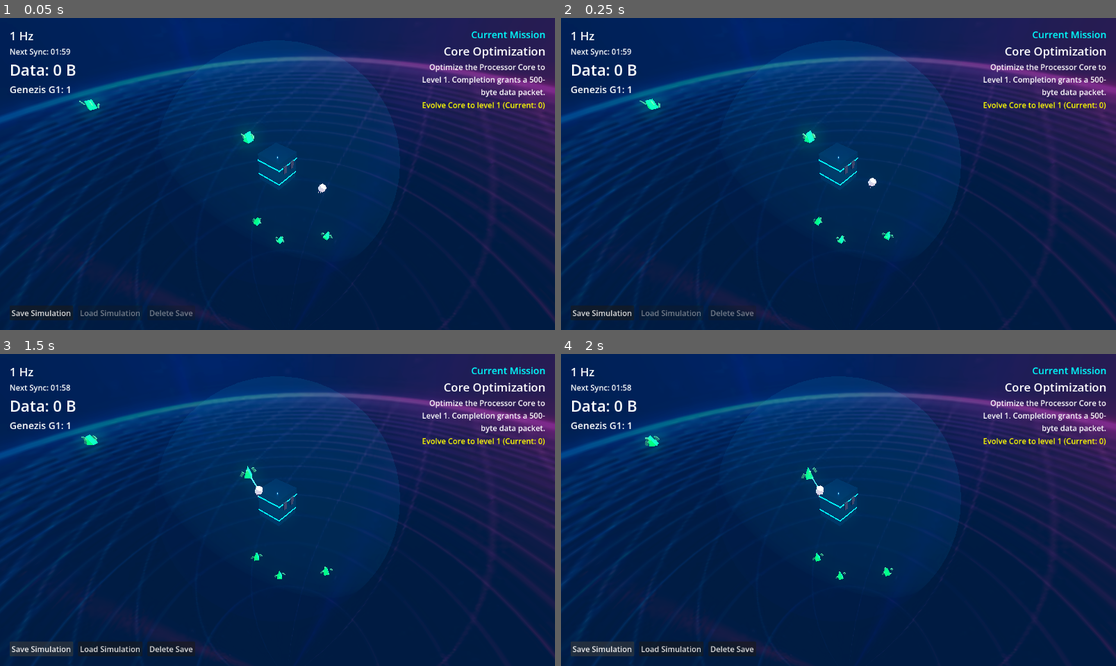
Above: before the commit, frames 1-4 (two rows, left to right).
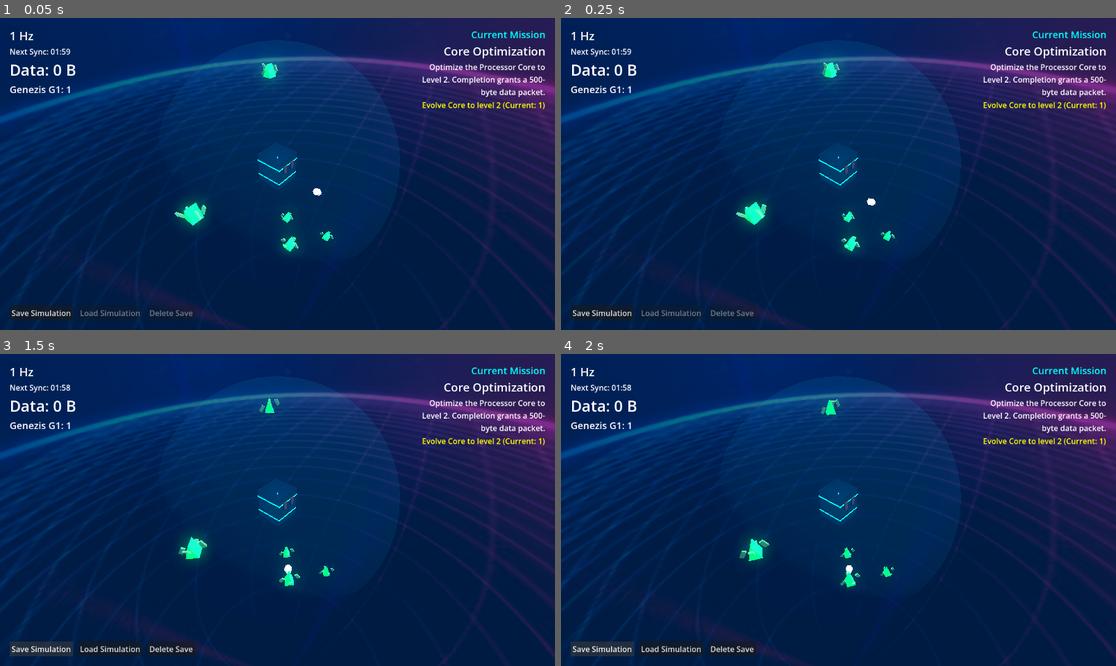
Above: after the commit, the same moments.

Repository: peterlavey/immanent
Game: Godot game, scene res://src/core/world/World.tscn
The game is run twice, just before and just after one commit, with the same random seed, the same clock (stepped at 60 frames per second) and the same inputs. Sound files missing from this copy of the repository are replaced by a short silence.
Inputs (mouse positions are in pixels of both pictures, inside the frame that each line leads up to):
- Up to frame 1 (0.05 s): no input
- Up to frame 2 (0.25 s): no input
- Up to frame 3 (1.5 s): move the mouse to (399, 494) at 0.52 s; click (399, 494) at 0.67 s; click "Save Simulation" at 1.25 s
- Up to frame 4 (2 s): no input

The runs differ from the first frame. In frame 1, 1.0% of the frame differs, in the area x 14-98%, y 14-76%; in frame 2, 1.0%; in frame 3, 0.9%; in frame 4, 0.8%.

Commit message:
Update Core evolution system: Start new games at level 1, revise evolution logic, integrate level-dependent UI changes, and adjust mission descriptions accordingly.

Diff:
--- a/src/core/core/Core.gd
+++ b/src/core/core/Core.gd
@@ -12,7 +12,7 @@
 		current_data = value
 		data_changed.emit(current_data)
 
-@export var evolution_level: int = 0:
+@export var evolution_level: int = 1:
 	set(value):
 		evolution_level = value
 		evolution_changed.emit(evolution_level)
--- a/src/core/core/SaveManager.gd
+++ b/src/core/core/SaveManager.gd
@@ -78,7 +78,7 @@
 	var core = get_tree().get_first_node_in_group("core")
 	if core and not data.is_empty():
 		core.current_data = data.get("current_data", 0)
-		core.evolution_level = data.get("evolution_level", 0)
+		core.evolution_level = data.get("evolution_level", 1) # Start new games at level 1
 		core.fov_radius = data.get("fov_radius", 10.0)
 
 func _get_world_data() -> Dictionary:
--- a/src/core/mission_manager/MissionManager.gd
+++ b/src/core/mission_manager/MissionManager.gd
@@ -11,7 +11,7 @@
 
 var current_mission_id = MissionID.EVOLVE_CORE
 var current_mission_name = "Core Optimization"
-var current_mission_description = "Optimize the Processor Core to Level 1. Completion grants a 500-byte data packet."
+var current_mission_description = "Optimize the Processor Core to Level 2. Completion grants a 500-byte data packet."
 var current_mission_progress = "Initializing..."
 
 func _enter_tree() -> void:
@@ -37,7 +37,7 @@
 	match mission_id:
 		MissionID.EVOLVE_CORE:
 			current_mission_name = "Core Optimization"
-			current_mission_description = "Optimize the Processor Core to Level 1. Completion grants a 500-byte data packet."
+			current_mission_description = "Optimize the Processor Core to Level 2. Completion grants a 500-byte data packet."
 			_update_progress_evolution()
 		MissionID.CREATE_G2:
 			current_mission_name = "Security Protocol"
@@ -54,10 +54,10 @@
 	var core = get_tree().get_first_node_in_group("core")
 	if not core: return
 
-	current_mission_progress = "Evolve Core to level 1 (Current: %d)" % core.evolution_level
+	current_mission_progress = "Evolve Core to level 2 (Current: %d)" % core.evolution_level
 	mission_updated.emit(current_mission_name, current_mission_description, current_mission_progress)
 
-	if core.evolution_level >= 1:
+	if core.evolution_level >= 2:
 		_complete_current_mission()
 
 func _update_progress_g2() -> void:
--- a/src/ui/upgrade_menu/UpgradeMenu.gd
+++ b/src/ui/upgrade_menu/UpgradeMenu.gd
@@ -33,6 +33,8 @@
 	core_node = get_tree().get_first_node_in_group("core")
 	if core_node:
 		core_node.data_changed.connect(_on_core_data_changed)
+		# Initialize upgrade_levels["evolution"] to match the core's level (offset by 1)
+		upgrade_levels["evolution"] = max(0, core_node.evolution_level - 1)
 
 	var world_manager = get_tree().get_first_node_in_group("world_manager")
 	if world_manager:
@@ -112,7 +114,7 @@
 	if core_node and core_node.spend_data(get_upgrade_cost("evolution")):
 		_play_click_sfx()
 		upgrade_levels["evolution"] += 1
-		core_node.evolution_level = upgrade_levels["evolution"]
+		core_node.evolution_level = upgrade_levels["evolution"] + 1
 		upgrade_purchased.emit("evolution")
 		_update_buttons()
 
@@ -147,7 +149,7 @@
 	_update_button_text(capacity_button, "capacity", "Upgrade G1 Capacity")
 	_update_button_text(fov_button, "fov", "Upgrade FOV")
 	_update_button_text(genezis_count_button, "genezis_count", "Spawn Genezis G1")
-	_update_button_text(evolution_button, "evolution", "Evolve Core")
+	_update_button_text(evolution_button, "evolution", "") # Label is generated in _update_button_text
 	_update_button_text(fusion_button, "fusion", "Fuse Genezis")
 
 func _on_core_data_changed(_new_data: int) -> void:
@@ -166,6 +168,9 @@
 	var max_level = get_max_level()
 	if type == "evolution":
 		max_level = 10 # Allow up to 10 evolution stages
+		# The current button text should show what we are evolving TO
+		var target_level = core_node.evolution_level + 1
+		label = "Evolve Core to Level %d" % target_level
 
 	if level >= max_level:
 		button.text = "%s (MAXED)" % label
Not shown, changed: docs/tasks.md
